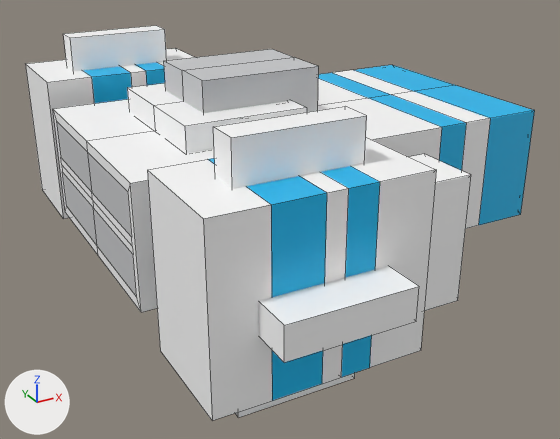
Renders of the Blender file Assets/LilSumn/3D/voxelship.blend from each side of a commit.
Both versions are drawn from a camera (50 mm lens) standing at (-3.17, -5.53, 2.26) and looking at (-0.21, -0.15, -0.43). Every picture has the same lights, and +X, +Y and +Z are marked at lower left. Mesh edges are drawn as thin lines.

The scene before the commit, as lines of its bpy script (objects in view):
```python
ob_cube = bpy.data.objects.new('Cube', me_cube_001)
ob_cube.location = (0.0, 0.0, 0.0)
ob_cube_001 = bpy.data.objects.new('Cube.001', me_cube_002)
ob_cube_001.location = (0.0, 0.0, 0.0)
ob_cube_002 = bpy.data.objects.new('Cube.002', me_cube_007)
ob_cube_002.location = (0.0, 0.0, 0.0)
ob_cube_004 = bpy.data.objects.new('Cube.004', me_cube_005)
ob_cube_004.location = (0.0, 0.0, 0.0)
```
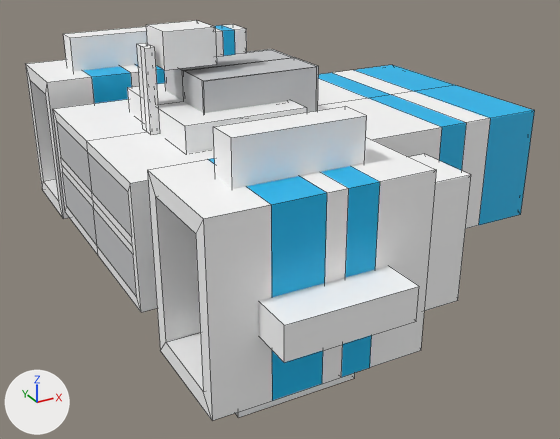
What differs and where, as boxes (x1, y1, x2, y2) in the pictures (560 x 439 px):
'Cube.004', reshaped
    before: (26, 26, 471, 421)
    after: (26, 27, 471, 421)
'Cube', reshaped (9% taller)
    before: (53, 65, 535, 312)
    after: (53, 43, 535, 312)
'Cube.003', added
    after: (146, 20, 247, 70)
part 1 of me_cube_005, built on
    both: (26, 65, 212, 420)
part 2 of me_cube_002, recoloured
    both: (164, 49, 319, 113)
part 3 of me_cube_001, added
    after: (137, 43, 159, 135)
part 4 of me_cube_001, recoloured
    both: (136, 74, 320, 187)

Diff of the bpy script that builds the scene:
```diff
--- a/Assets/LilSumn/3D/voxelship.blend.py
+++ b/Assets/LilSumn/3D/voxelship.blend.py
@@ me_cube_005 @@
-me_cube_005.from_pydata(...)  # 72 vertices, 62 faces; spans x -1.74..0.25, y -2.4..-1.0, z -0.95..0.95
-me_cube_005.materials.append(mat_shiptxt_png)  # picture img_shiptxt_png
+me_cube_005.from_pydata(...)  # 80 vertices, 70 faces; spans x -1.74..0.25, y -2.4..-1.0, z -0.95..0.95
+# me_cube_005 part 1
+# 1 face is deleted
+# 8 vertices are added at x -1.74..-1.45, y -1.99..-1.38, z -0.51..0.51
+# 9 new faces join them
+me_cube_005.materials.append(mat_shiptxt_png_001)  # picture img_shiptxt_png_001
@@ me_cube_002 @@
-me_cube_002.from_pydata(...)  # 8 vertices, 4 faces; spans x -0.98..0.008, y -0.384..0.0, z 0.471..0.918
+me_cube_002.from_pydata(...)  # 16 vertices, 8 faces; spans x -0.98..0.008, y -0.384..0.0, z 0.471..0.918
+# me_cube_002 part 2: 4 faces spanning x -0.98..0.008, y -0.384..0.0, z 0.471..0.918 switch from mat_shiptxt_png (picture img_shiptxt_png) to mat_shiptxt_png_001 (picture img_shiptxt_png_001)
@@ me_cube_001 @@
 # verts and faces of me_cube_001; kept vertices keep their numbers, new ones are numbered from 71
-me_cube_001.from_pydata(...)  # 71 vertices, 36 faces, 1 loose edge; spans x -1.77..1.88, y -1.0..0.0, z -0.48..0.68
+me_cube_001.from_pydata(...)  # 79 vertices, 41 faces, 1 loose edge; spans x -1.77..1.88, y -1.0..0.0, z -0.48..1.13
+# me_cube_001 part 3
+verts[71] = (-1.29, -0.09, 0.48)
+verts[72] = (-1.29, -0.09, 1.13)
+verts[73] = (-1.29, 0.0, 0.48)
+verts[74] = (-1.29, 0.0, 1.13)
+for new, old in zip([*range(75, 79)], [*range(71, 75)]): verts[new] = verts[old] + (0.07, 0.0, 0.0)
+faces += [(75, 77, 78, 76), (71, 75, 76, 72), (71, 73, 77, 75), (72, 76, 78, 74), (71, 72, 74, 73)]
+# me_cube_001 part 4: 36 faces spanning x -1.77..1.88, y -1.0..0.0, z -0.48..0.68 switch from mat_shiptxt_png (picture img_shiptxt_png) to mat_shiptxt_png_001 (picture img_shiptxt_png_001)
@@ ob_cube_003 @@
+ob_cube_003 = bpy.data.objects.new('Cube.003', me_cube_003)  # 32 vertices, 30 faces; spans x -2.601..-1.903, y -0.173..0.172, z 0.974..1.251; in mat_shiptxt_png_001 (picture img_shiptxt_png_001)
+ob_cube_003.location = (1.42, 0.0, 0.0)
```
